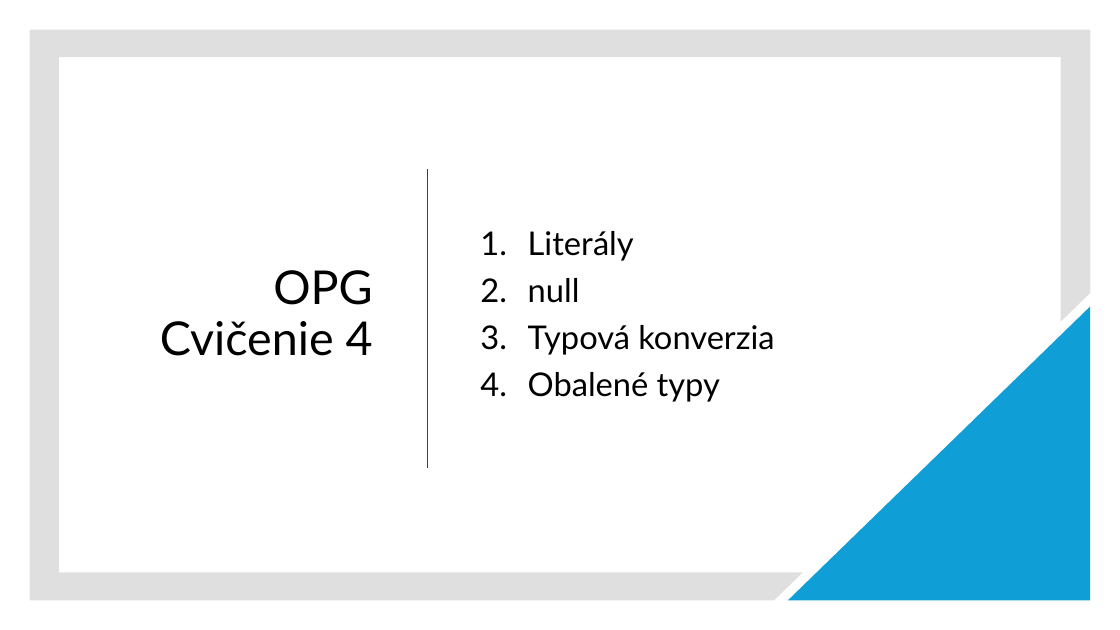
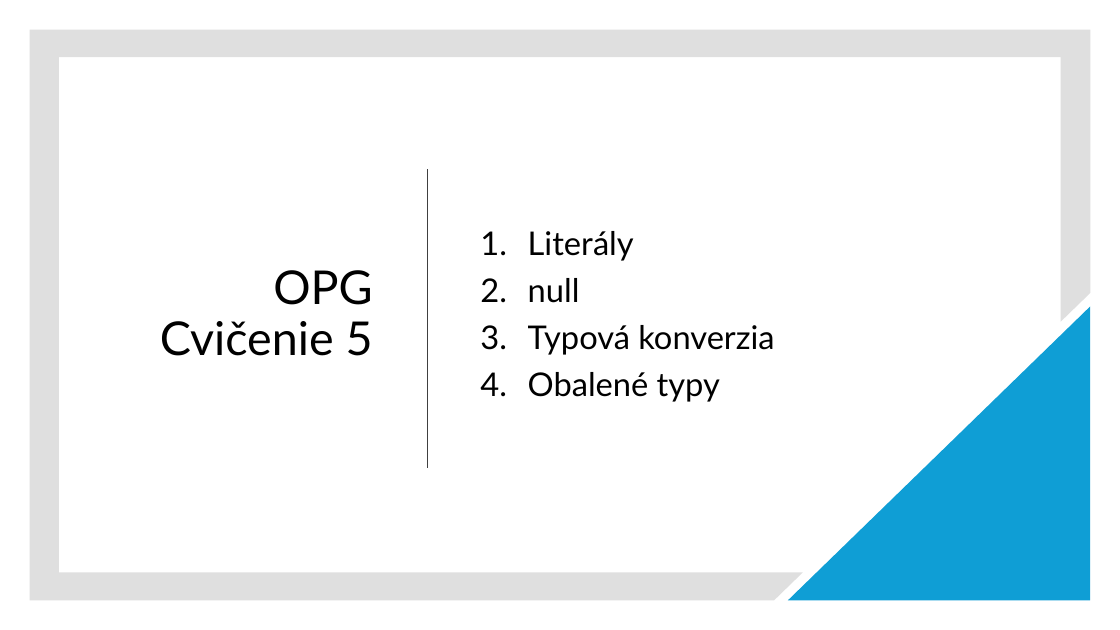
Before and after one commit to wagjo/oop, a slide deck: slide 2 of prezentacie/c05w.pptx. Drawn at 1120x630 pixels with LibreOffice and Linux fonts; fonts in the diff are those of the drawing. Boxes give left, top, right and bottom in pixels: in the first picture for what was removed or moved away, otherwise in the second. Text is boxed around its words. In the diff, an @@ line names an element or a change of style, - is before the commit and + after.

```diff
--- a/prezentacie/c05w.pptx
+++ b/prezentacie/c05w.pptx
@@ title at [160, 270, 373, 356]: text changed @@
-OPG
-Cvičenie 4
+OPG
+Cvičenie 5
```
Also in this commit, not shown: 4 other files.
